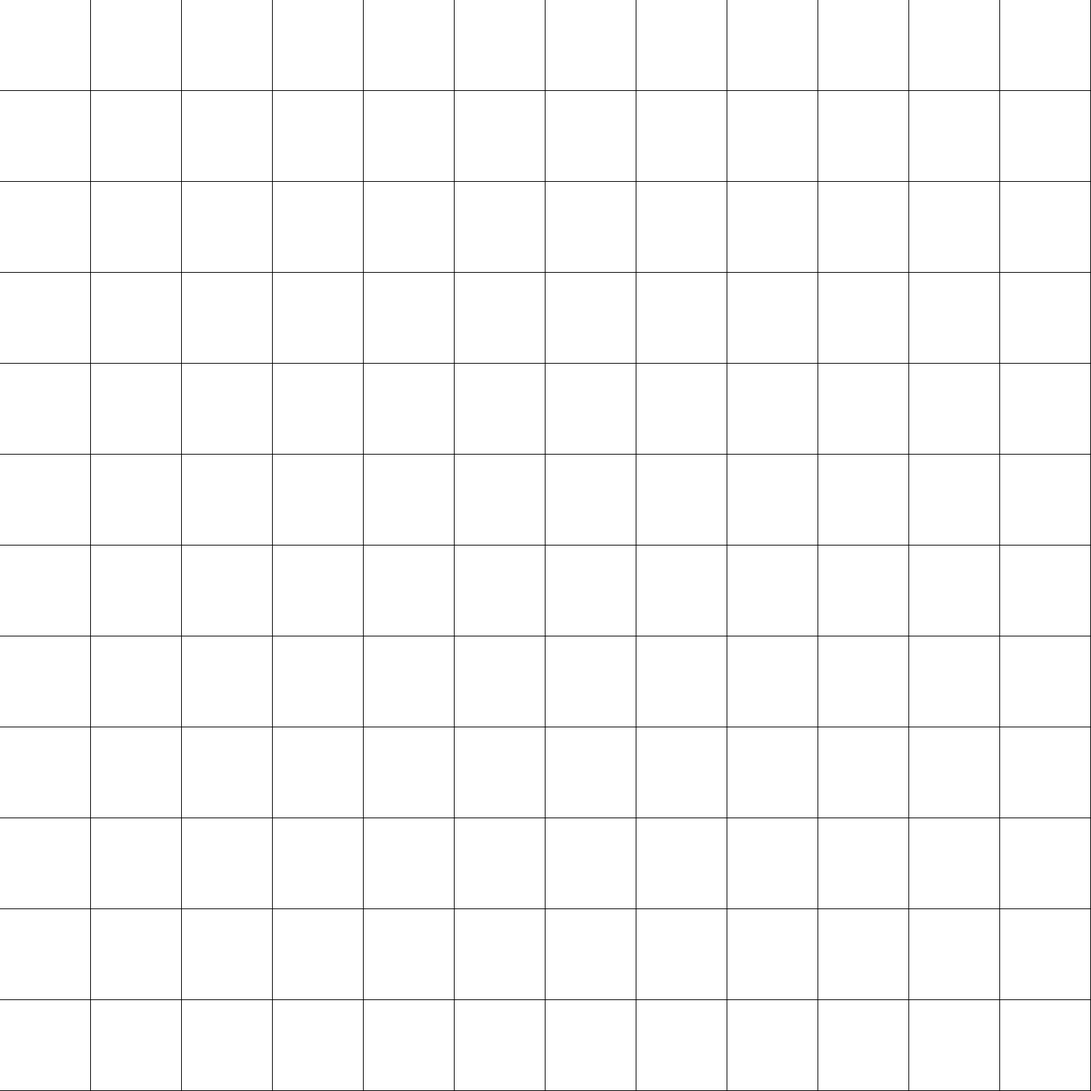
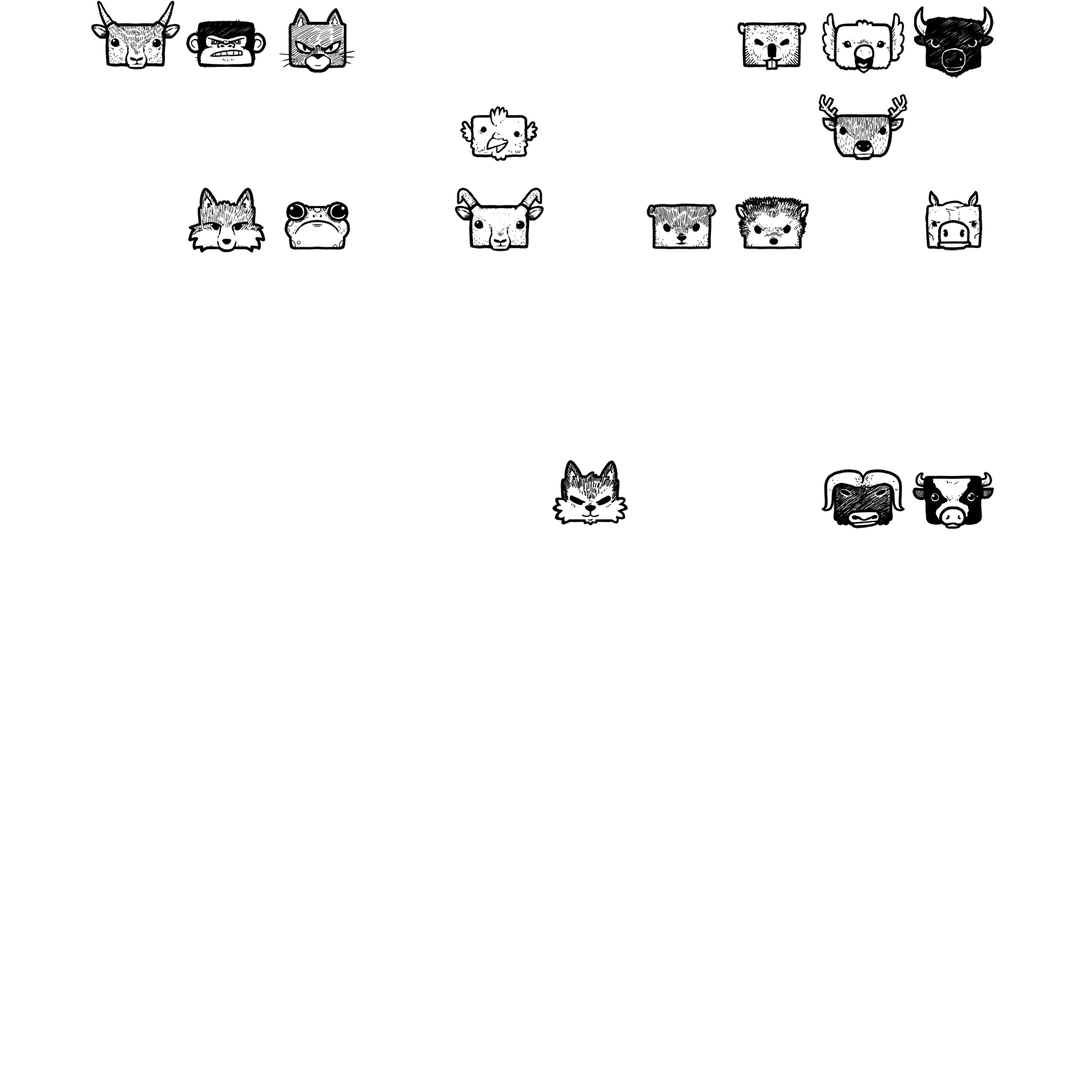
The second 1091 x 1091 image is a revision of the first. Changes to its layers:
added layer "_0016_WOLF" above "_0015_OX" over [552, 459, 629, 526]
added layer "_0015_OX" above "_0014_HORSE" over [821, 469, 906, 529]
added layer "_0014_HORSE" above "_0013_HEDGEHOG" over [925, 190, 988, 251]
added layer "_0013_HEDGEHOG" above "_0012_GROUNDHOG" over [735, 196, 810, 250]
added layer "_0012_GROUNDHOG" above "_0011_GOAT" over [646, 203, 718, 250]
added layer "_0011_GOAT" above "_0010_FROG" over [454, 187, 545, 252]
added layer "_0010_FROG" above "_0009_FOX" over [284, 201, 351, 251]
added layer "_0009_FOX" above "_0008_DEER" over [187, 187, 266, 253]
added layer "_0008_DEER" above "_0007_COW" over [818, 93, 909, 161]
added layer "_0007_COW" above "_0006_CHICKEN" over [912, 471, 995, 530]
added layer "_0006_CHICKEN" above "_0005_CAT" over [459, 105, 539, 162]
added layer "_0005_CAT" above "_0004_BISON" over [278, 7, 357, 74]
added layer "_0004_BISON" above "_0003_BIRD" over [914, 6, 995, 79]
added layer "_0003_BIRD" above "_0002_BEAVER" over [822, 12, 906, 74]
added layer "_0002_BEAVER" above "_0001_APE" over [737, 22, 808, 71]
added layer "_0001_APE" above "_0000_ANTELOPE" over [186, 19, 267, 69]
added layer "_0000_ANTELOPE" above "BG" over [90, 0, 181, 70]
moved "Layer 1" into group "BG" over [0, 0, 1091, 1091]
removed layer "Background" over [0, 0, 1091, 1091]
